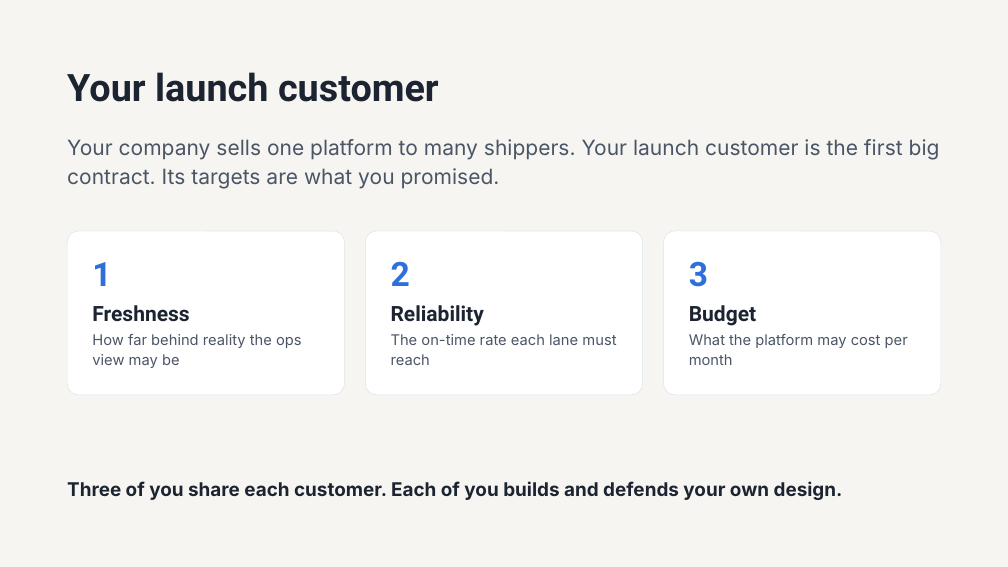
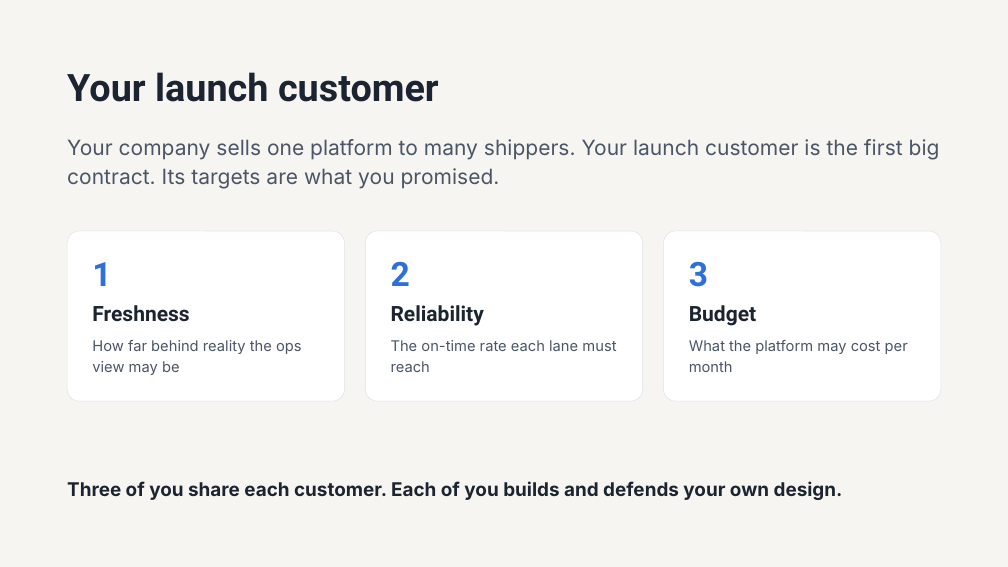
Before and after one commit to 1768SAIKUMAR/cloud-computing-srh, a slide deck: slide 14 of sessions/03-batch-streams-and-architecture-patterns/slides/session-03-batch-streams-and-architecture-patterns.pptx. Drawn at 1008x567 pixels with LibreOffice and Linux fonts; fonts in the diff are those of the drawing. Boxes give left, top, right and bottom in pixels: in the first picture for what was removed or moved away, otherwise in the second. Text is boxed around its words. In the diff, an @@ line names an element or a change of style, - is before the commit and + after.

```diff
--- a/sessions/03-batch-streams-and-architecture-patterns/slides/session-03-batch-streams-and-architecture-patterns.pptx
+++ b/sessions/03-batch-streams-and-architecture-patterns/slides/session-03-batch-streams-and-architecture-patterns.pptx
@@ rounded rectangle: place and size @@
-rounded rectangle at <box>67,231,345,395</box>
+rounded rectangle at <box>67,231,345,402</box>
@@ rounded rectangle: place and size @@
-rounded rectangle at <box>365,231,643,395</box>
+rounded rectangle at <box>365,231,643,402</box>
@@ rounded rectangle: place and size @@
-rounded rectangle at <box>664,231,941,395</box>
+rounded rectangle at <box>664,231,941,402</box>
@@ text "How far behind reality the ...": place and size @@
-text "How far behind reality the ..." at <box>92,334,302,368</box>
+text "How far behind reality the ..." at <box>92,340,302,375</box>
@@ text "The on-time rate each lane ...": place and size @@
-text "The on-time rate each lane ..." at <box>391,334,616,365</box>
+text "The on-time rate each lane ..." at <box>391,340,616,372</box>
@@ text "What the platform may cost ...": place and size @@
-text "What the platform may cost ..." at <box>689,334,908,365</box>
+text "What the platform may cost ..." at <box>689,340,908,372</box>
```
Also in this commit, not shown: 9 other slides changed.
